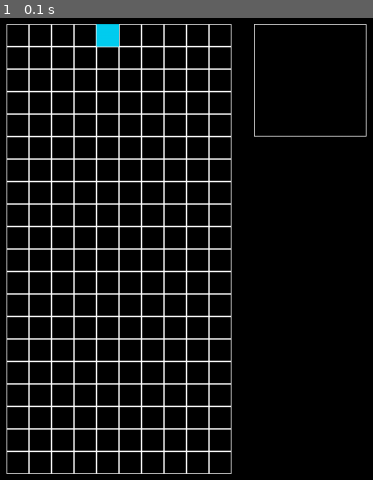
Above: before the commit, frame 1.
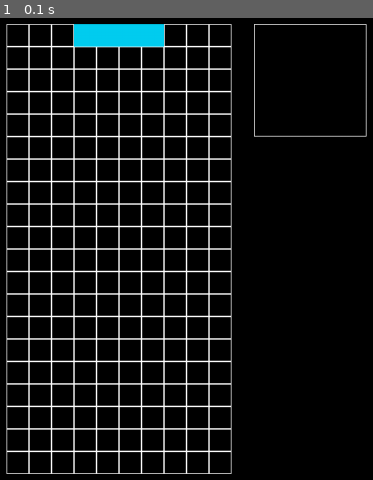
Above: after the commit, the same moment.

Repository: JoshuaEagles/Simple-Pygame-Tetris
Game: pygame game, started from tetris.py
Same seed, same stepped clock (60 frames per second), same inputs: the game is played once before the commit and once after it.
Inputs:
- Up to frame 1 (0.1 s): no input

The runs differ from the first frame. In frame 1, 0.9% of the frame differs, in the area x 19-44%, y 1-7%.

Commit message:
Basic piece spawning

Diff:
--- a/tetris.py
+++ b/tetris.py
@@ -39,6 +39,11 @@
 
 fps_cap_clock = pygame.time.Clock()
 
+# variables for the currently moving piece
+piece_pos = [0, 0] # relative to the play area
+piece_index = 0
+piece_rotation = 0
+
 # First bool is "is key pressed", second is "is key just pressed", second will update to false 1/60 of a second after the key is pressed
 # For now, just_pressed goes unused
 input_states = \
@@ -65,16 +70,16 @@
 }
 
 # Array of all pieces and all their rotations, stored as offsets in a 4 by 4 grid if an l or O, or a 3 by 3 grid otherwise (follows SRS)
-# Additionally, the 5th value in the list for each piece is the color index
+# Additionally, and the 5th value in the list for each piece is the color index, and the 6th is their start position
 pieces = \
 [
-    [ [ [0, 1], [1, 1], [2, 1], [3, 1] ], [ [2, 0], [2, 1], [2, 2], [2, 3] ], [ [0, 2], [1, 2], [2, 2], [3, 2] ], [ [1, 0], [1, 1], [1, 2], [1, 3] ], 1 ], # l
-    [ [ [1, 0], [1, 1], [2, 0], [2, 1] ], [ [1, 0], [1, 1], [2, 0], [2, 1] ], [ [1, 0], [1, 1], [2, 0], [2, 1] ], [ [1, 0], [1, 1], [2, 0], [2, 1] ], 2 ], # O
-    [ [ [1, 0], [0, 1], [1, 1], [2, 1] ], [ [1, 0], [1, 1], [1, 2], [2, 1] ], [ [0, 1], [1, 1], [2, 1], [1, 2] ], [ [0, 1], [1, 0], [1, 1], [1, 2] ], 3 ], # T
-    [ [ [1, 0], [2, 0], [0, 1], [1, 1] ], [ [1, 0], [1, 1], [2, 1], [2, 2] ], [ [1, 1], [2, 1], [0, 2], [1, 2] ], [ [0, 0], [0, 1], [1, 1], [1, 2] ], 4 ], # S
-    [ [ [0, 0], [1, 0], [1, 1], [2, 1] ], [ [1, 1], [1, 2], [2, 0], [2, 1] ], [ [0, 1], [1, 1], [1, 2], [2, 2] ], [ [0, 1], [0, 2], [1, 0], [1, 1] ], 5 ], # Z
-    [ [ [0, 0], [0, 1], [1, 1], [2, 1] ], [ [1, 0], [2, 0], [1, 1], [1, 2] ], [ [0, 1], [1, 1], [2, 1], [2, 2] ], [ [0, 2], [1, 0], [1, 1], [1, 2] ], 6 ], # J
-    [ [ [2, 0], [0, 1], [1, 1], [2, 1] ], [ [1, 0], [1, 1], [1, 2], [2, 2] ], [ [0, 1], [1, 1], [2, 1], [0, 2] ], [ [0, 0], [1, 0], [1, 1], [1, 2] ], 7 ]  # L
+    [ [ [0, 1], [1, 1], [2, 1], [3, 1] ], [ [2, 0], [2, 1], [2, 2], [2, 3] ], [ [0, 2], [1, 2], [2, 2], [3, 2] ], [ [1, 0], [1, 1], [1, 2], [1, 3] ], 1, [19, 3] ], # l
+    [ [ [1, 0], [1, 1], [2, 0], [2, 1] ], [ [1, 0], [1, 1], [2, 0], [2, 1] ], [ [1, 0], [1, 1], [2, 0], [2, 1] ], [ [1, 0], [1, 1], [2, 0], [2, 1] ], 2, [19, 4]], # O
+    [ [ [1, 0], [0, 1], [1, 1], [2, 1] ], [ [1, 0], [1, 1], [1, 2], [2, 1] ], [ [0, 1], [1, 1], [2, 1], [1, 2] ], [ [0, 1], [1, 0], [1, 1], [1, 2] ], 3, [20, 3]], # T
+    [ [ [1, 0], [2, 0], [0, 1], [1, 1] ], [ [1, 0], [1, 1], [2, 1], [2, 2] ], [ [1, 1], [2, 1], [0, 2], [1, 2] ], [ [0, 0], [0, 1], [1, 1], [1, 2] ], 4, [20, 3]], # S
+    [ [ [0, 0], [1, 0], [1, 1], [2, 1] ], [ [1, 1], [1, 2], [2, 0], [2, 1] ], [ [0, 1], [1, 1], [1, 2], [2, 2] ], [ [0, 1], [0, 2], [1, 0], [1, 1] ], 5, [20, 3]], # Z
+    [ [ [0, 0], [0, 1], [1, 1], [2, 1] ], [ [1, 0], [2, 0], [1, 1], [1, 2] ], [ [0, 1], [1, 1], [2, 1], [2, 2] ], [ [0, 2], [1, 0], [1, 1], [1, 2] ], 6, [20, 3]], # J
+    [ [ [2, 0], [0, 1], [1, 1], [2, 1] ], [ [1, 0], [1, 1], [1, 2], [2, 2] ], [ [0, 1], [1, 1], [2, 1], [0, 2] ], [ [0, 0], [1, 0], [1, 1], [1, 2] ], 7, [20, 3]]  # L
 ]
 
 # All game logic initializations go here, so the game can be restarted and such
@@ -133,11 +138,25 @@
 
     pygame.display.flip()
 
+# insert tiles for the current piece so it displays on the grid
+def insert_piece_tiles():
+    for tile in pieces[piece_index][piece_rotation]:
+        play_area[piece_pos[0] + tile[0]][piece_pos[1] + tile[1]] = pieces[piece_index][4]
+
+# remove tiles for the current piece so it can be moved
+def remove_piece_tiles():
+    for tile in pieces[piece_index][piece_rotation]:
+        play_area[piece_pos[0] + tile[0]][piece_pos[1] + tile[1]] = 0
+
 create_background()
 
 init_game()
 
-play_area[20][4] = 1
+piece_index = 0
+piece_rotation = 3
+piece_pos = pieces[piece_index][5]
+
+insert_piece_tiles()
 
 # Main loop
 while True:
